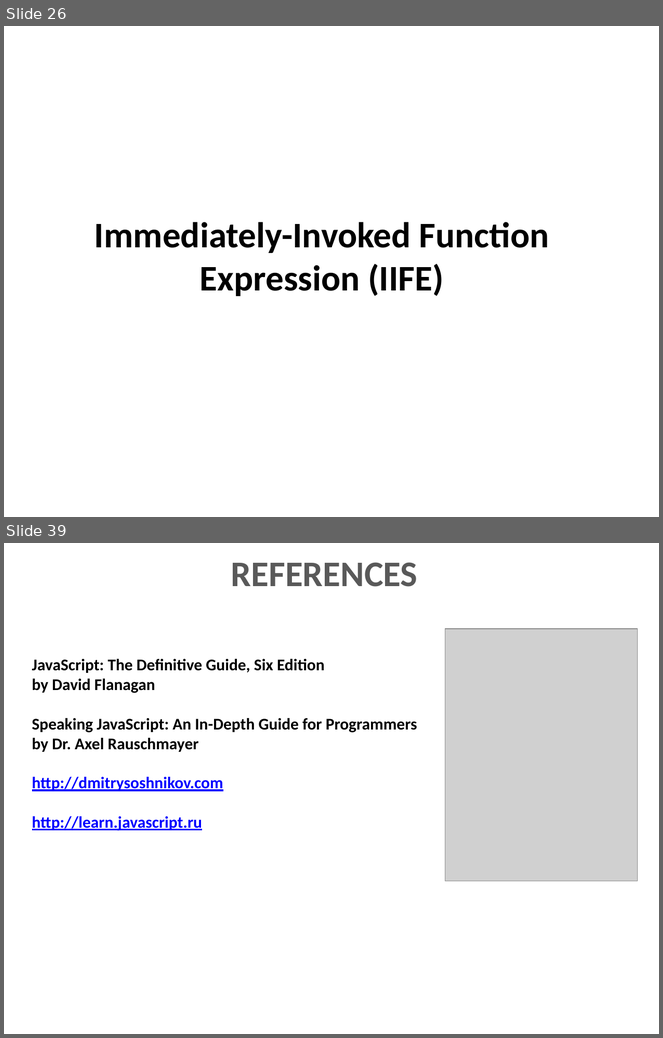
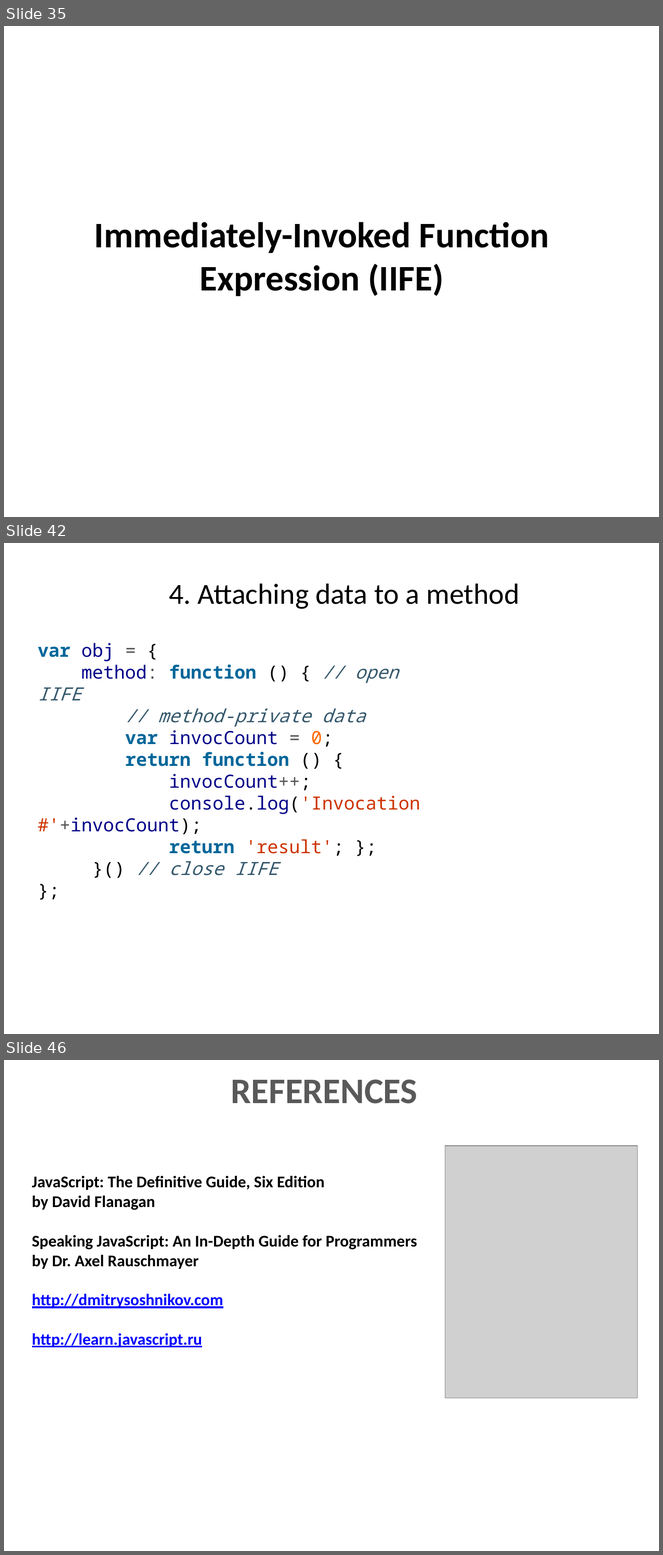
Before and after one commit to dzmitry-varabei/front-end-course, a slide deck: lecture-3-recap-scope/scope.pptx. Shown one above the other, each under a label of ours: slides 26 and 39 before the commit, slides 35, 42 and 46 after it; the slides between them are not shown. The pictures are 663x1038 and 663x1555 pixels, drawn with LibreOffice and Linux fonts; fonts in the diff are those of the drawing; grey boxes stand for pictures. Boxes give left, top, right and bottom in pixels: in the first picture for what was removed or moved away, otherwise in the second. Text is boxed around its words. In the diff, an @@ line names an element or a change of style, - is before the commit and + after.

```diff
--- a/lecture-3-recap-scope/scope.pptx
+++ b/lecture-3-recap-scope/scope.pptx
@@ slide 42 added at [4, 543, 659, 1034], background #FFFFFF @@
@@ title added at [169, 584, 519, 609], 32 pt, text #000000 @@
+4. Attaching data to a method
@@ text added at [38, 665, 421, 876], 20 pt, text #000088 @@
+var obj = {
+method: function () { // open IIFE
+// method-private data
+var invocCount = 0;
+return function () {
+invocCount++;
+console.log('Invocation #'+invocCount);
+return 'result'; };
+}() // close IIFE
+};
@@ what was slide 26 is now slide 35 @@
@@ what was slide 39 is now slide 46 @@
```
Also in this commit, not shown: 4 slides changed, 9 other slides added, 13 slides removed, 3 other files.
